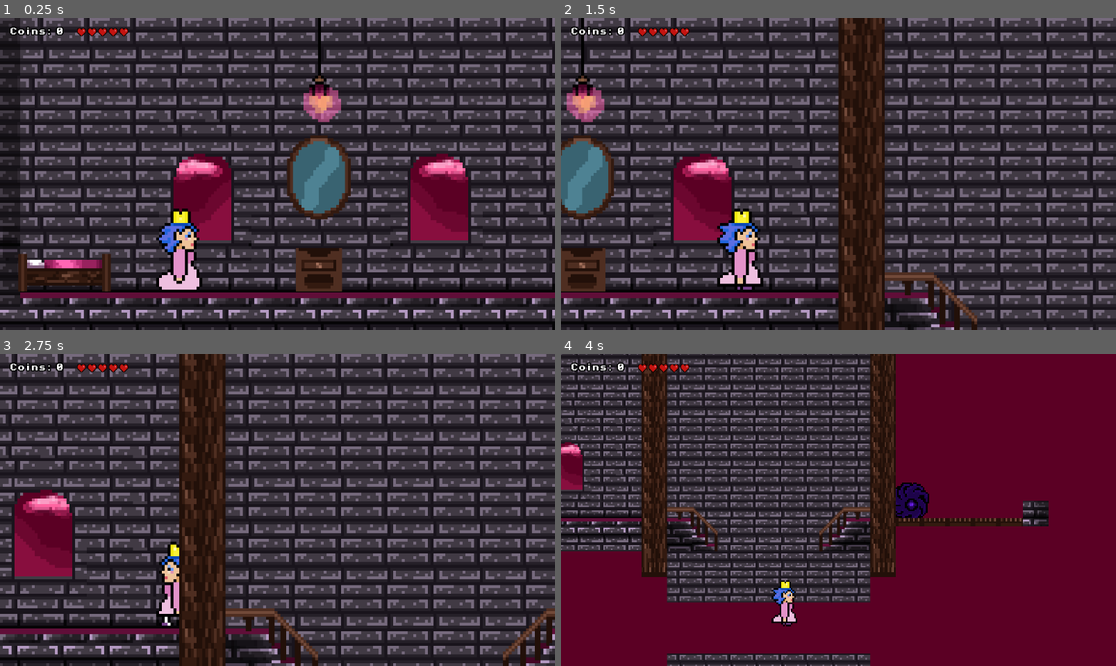
Above: before the commit, frames 1-4 (two rows, left to right).
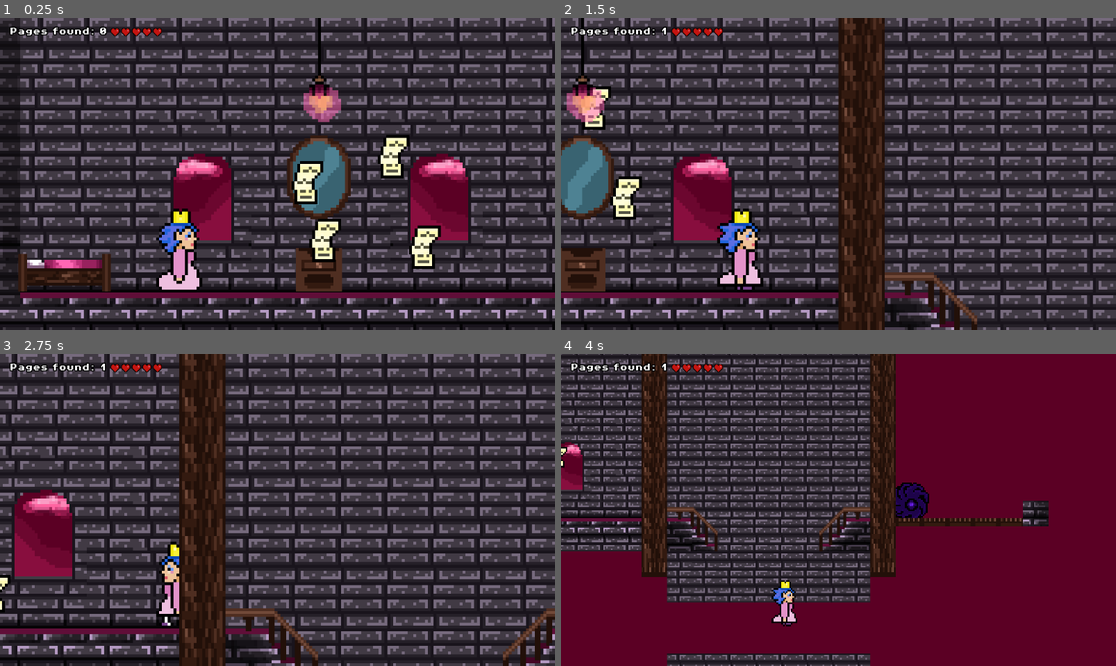
Above: after the commit, the same moments.

Repository: Gert1337/Game1
Game: Godot game, scene res://scenes/game.tscn
Same seed, same stepped clock (60 frames per second), same inputs: the game is played once before the commit and once after it.
Inputs:
- Up to frame 1 (0.25 s): no input
- Up to frame 2 (1.5 s): hold Right (move_right) from 0.53 s (still down); tap Z (shoot) at 0.6, 1.35 s; tap Space (jump) at 0.77 s
- Up to frame 3 (2.75 s): tap Space (jump) at 1.52 s; release Right (move_right) at 2.03 s; hold Left (move_left) from 2.03 s (still down); tap Z (shoot) at 2.1 s
- Up to frame 4 (4 s): release Left (move_left) at 2.78 s; hold Right (move_right) from 2.78 s (still down); tap Z (shoot) at 2.85, 3.6 s; tap Space (jump) at 3.02, 3.77 s

The runs differ from the first frame. In frame 1, 2.8% of the frame differs, in the area x 1-80%, y 2-81%; in frame 2, 1.5%; in frame 3, 0.6%; in frame 4, 0.5%.

Commit message:
coin now diarypages

Diff:
--- /dev/null
+++ b/scenes/dialog.tscn
@@ -0,0 +1,18 @@
+[gd_scene format=3 uid="uid://b5d7cki3u7n4e"]
+
+[node name="DialogBox" type="Node2D"]
+
+[node name="PanelContainer" type="PanelContainer" parent="."]
+anchors_preset = 15
+anchor_right = 1.0
+anchor_bottom = 1.0
+grow_horizontal = 2
+grow_vertical = 2
+
+[node name="Label2" type="Label" parent="PanelContainer"]
+layout_mode = 2
+text = "hi"
+
+[node name="Label" type="Label" parent="PanelContainer"]
+layout_mode = 2
+text = "hi"
--- a/scenes/coin.tscn
+++ b/scenes/diary_page.tscn
@@ -1,29 +1,38 @@
-[gd_scene load_steps=10 format=3 uid="uid://bgt67clpbn1av"]
+[gd_scene load_steps=11 format=3 uid="uid://bgt67clpbn1av"]
 
-[ext_resource type="Script" uid="uid://w1mkvs4ujgl1" path="res://scripts/coin.gd" id="1_i64fm"]
-[ext_resource type="Texture2D" uid="uid://dttgf86ejgv5v" path="res://assets/sprites/Heart.png" id="2_11l1o"]
+[ext_resource type="Script" uid="uid://w1mkvs4ujgl1" path="res://scripts/diary_page.gd" id="1_i64fm"]
+[ext_resource type="Texture2D" uid="uid://c67nxycwh3vqq" path="res://assets/sprites/flyingdiary.png" id="2_11l1o"]
 [ext_resource type="AudioStream" uid="uid://d2knikqmv5lhm" path="res://assets/sounds/coin.wav" id="3_11l1o"]
 
 [sub_resource type="AtlasTexture" id="AtlasTexture_d14el"]
 atlas = ExtResource("2_11l1o")
-region = Rect2(0, 0, 18, 18)
+region = Rect2(0, 0, 16, 16)
+
+[sub_resource type="AtlasTexture" id="AtlasTexture_1ikuy"]
+atlas = ExtResource("2_11l1o")
+region = Rect2(16, 0, 16, 16)
 
 [sub_resource type="SpriteFrames" id="SpriteFrames_ls27i"]
 animations = [{
 "frames": [{
 "duration": 1.0,
 "texture": SubResource("AtlasTexture_d14el")
+}, {
+"duration": 1.0,
+"texture": SubResource("AtlasTexture_1ikuy")
 }],
 "loop": true,
 "name": &"default",
-"speed": 7.0
+"speed": 11.0
 }]
 
 [sub_resource type="CircleShape2D" id="CircleShape2D_ssuvv"]
 radius = 4.52769
 
 [sub_resource type="Animation" id="Animation_1ikuy"]
-length = 0.001
+length = 2.8
+loop_mode = 1
+capture_included = true
 tracks/0/type = "value"
 tracks/0/imported = false
 tracks/0/enabled = true
@@ -60,6 +69,30 @@
 "update": 1,
 "values": [false]
 }
+tracks/3/type = "value"
+tracks/3/imported = false
+tracks/3/enabled = true
+tracks/3/path = NodePath("../AnimatedSprite2D:position")
+tracks/3/interp = 2
+tracks/3/loop_wrap = false
+tracks/3/keys = {
+"times": PackedFloat32Array(0, 0.396667, 0.533333, 0.723333, 0.9, 1.13333, 1.63333, 1.73333, 1.84333, 2.06333, 2.36333, 2.56667),
+"transitions": PackedFloat32Array(1, 1, 1, 1, 1, 1, 1, 1, 1, 1, 1, 1),
+"update": 2,
+"values": [Vector2(-1, 0), Vector2(11, -8), Vector2(8, -13), Vector2(-4, -24), Vector2(9, -27), Vector2(9, -27), Vector2(-18, -17), Vector2(-17, -14), Vector2(-9, -9), Vector2(-17, -8), Vector2(0, 0), Vector2(-5, 0)]
+}
+tracks/4/type = "value"
+tracks/4/imported = false
+tracks/4/enabled = true
+tracks/4/path = NodePath("../CollisionShape2D:position")
+tracks/4/interp = 2
+tracks/4/loop_wrap = false
+tracks/4/keys = {
+"times": PackedFloat32Array(0, 0.363333, 0.533333, 0.723333, 0.9, 1.13333, 1.63333, 1.73333, 1.84333, 2.06333, 2.36333, 2.56667),
+"transitions": PackedFloat32Array(1, 1, 1, 1, 1, 1, 1, 1, 1, 1, 1, 1),
+"update": 2,
+"values": [Vector2(0, 0), Vector2(10, -8), Vector2(7, -13), Vector2(-4, -24), Vector2(8, -27), Vector2(8, -27), Vector2(-19, -17), Vector2(-18, -14), Vector2(-9, -9), Vector2(-17, -11), Vector2(0, 0), Vector2(-5, 0)]
+}
 
 [sub_resource type="Animation" id="Animation_d14el"]
 resource_name = "pickup"
@@ -82,7 +115,7 @@
 tracks/1/interp = 1
 tracks/1/loop_wrap = true
 tracks/1/keys = {
-"times": PackedFloat32Array(0),
+"times": PackedFloat32Array(0.0666667),
 "transitions": PackedFloat32Array(1),
 "update": 1,
 "values": [false]
@@ -106,7 +139,7 @@
 tracks/3/interp = 1
 tracks/3/loop_wrap = true
 tracks/3/keys = {
-"times": PackedFloat32Array(0.933333),
+"times": PackedFloat32Array(0.3),
 "transitions": PackedFloat32Array(1),
 "values": [{
 "args": [],
@@ -120,7 +153,7 @@
 &"pickup": SubResource("Animation_d14el")
 }
 
-[node name="Coin" type="Area2D"]
+[node name="DiaryPage" type="Area2D"]
 collision_mask = 2
 script = ExtResource("1_i64fm")
 
@@ -128,10 +161,9 @@
 position = Vector2(-1, 0)
 sprite_frames = SubResource("SpriteFrames_ls27i")
 autoplay = "default"
-frame_progress = 0.0362963
+frame_progress = 0.555842
 
 [node name="CollisionShape2D" type="CollisionShape2D" parent="."]
-position = Vector2(-1, 0)
 shape = SubResource("CircleShape2D_ssuvv")
 
 [node name="PickupSound" type="AudioStreamPlayer2D" parent="."]
@@ -142,5 +174,6 @@
 libraries = {
 &"": SubResource("AnimationLibrary_wnlwo")
 }
+autoplay = "RESET"
 
 [connection signal="body_entered" from="." to="." method="_on_body_entered"]
--- a/scenes/game.tscn
+++ b/scenes/game.tscn
@@ -9,6 +9,7 @@
 [ext_resource type="Script" uid="uid://ctdlfun4pat52" path="res://scripts/killzone_floor.gd" id="6_vtaks"]
 [ext_resource type="PackedScene" uid="uid://bw51ieq5lg4jn" path="res://scenes/zoom_out.tscn" id="7_u5sy4"]
 [ext_resource type="PackedScene" uid="uid://un71sagk5ow3" path="res://scenes/green_slime.tscn" id="9_0tnpc"]
+[ext_resource type="PackedScene" uid="uid://bgt67clpbn1av" path="res://scenes/diary_page.tscn" id="10_vtaks"]
 
 [sub_resource type="TileSetAtlasSource" id="TileSetAtlasSource_p57ef"]
 texture = ExtResource("2_iywne")
@@ -293,4 +294,16 @@
 [node name="green_slime" parent="." instance=ExtResource("9_0tnpc")]
 position = Vector2(309.969, 8.54288)
 
+[node name="DiaryPage" parent="." instance=ExtResource("10_vtaks")]
+position = Vector2(57.9558, -31.7938)
+
+[node name="DiaryPage2" parent="." instance=ExtResource("10_vtaks")]
+position = Vector2(28.0993, -22.9302)
+
+[node name="DiaryPage3" parent="." instance=ExtResource("10_vtaks")]
+position = Vector2(68.6854, -0.537827)
+
+[node name="DiaryPage4" parent="." instance=ExtResource("10_vtaks")]
+position = Vector2(34.1639, -2.87036)
+
 [connection signal="body_exited" from="ZoomOut" to="ZoomOut" method="_on_body_exited"]
--- a/scenes/game_manager.tscn
+++ b/scenes/game_manager.tscn
@@ -19,17 +19,17 @@
 theme_override_font_sizes/font_size = 16
 
 [node name="HealthLabel" type="Label" parent="."]
-offset_left = 140.0
-offset_top = 20.0
-offset_right = 180.0
-offset_bottom = 43.0
+offset_left = 180.0
+offset_top = 50.0
+offset_right = 220.0
+offset_bottom = 73.0
 theme_override_fonts/font = ExtResource("2_udu3i")
 theme_override_font_sizes/font_size = 16
 horizontal_alignment = 1
 
 [node name="HBoxContainer" type="HBoxContainer" parent="."]
-offset_left = 160.0
+offset_left = 230.0
 offset_top = 20.0
-offset_right = 200.0
+offset_right = 270.0
 offset_bottom = 60.0
 metadata/_edit_use_anchors_ = true
--- a/scripts/coin.gd
+++ /dev/null
@@ -1,9 +0,0 @@
-extends Area2D
-
-
-@onready var animation_player_coin: AnimationPlayer = $PickupSound/AnimationPlayer
-
-func _on_body_entered(body: Node2D) -> void:
-	animation_player_coin.play("pickup")
-	if GameManager.score != null:
-		GameManager.add_point_to_score()
--- /dev/null
+++ b/scripts/diary_page.gd
@@ -0,0 +1,13 @@
+extends Area2D
+var picked_up: bool = false
+
+@onready var animation_player_diary: AnimationPlayer = $PickupSound/AnimationPlayer
+
+func _on_body_entered(body: Node2D) -> void:
+	if picked_up:
+		print("tried picking up a second time")
+		return
+	picked_up = true
+	animation_player_diary.play("pickup")
+	if GameManager.diary_page_log != null:
+		GameManager.add_diary_page_to_log()
--- a/scripts/game_manager.gd
+++ b/scripts/game_manager.gd
@@ -1,6 +1,6 @@
 extends CanvasLayer
 
-var score = 0
+var diary_page_log = 0
 
 var health = 5
 @onready var score_label: Label = $ScoreLabel
@@ -14,13 +14,13 @@
 
 
 func _process(delta: float) -> void:
-	score_label.text ="Coins: "  + str(score)
+	score_label.text ="Pages found: "  + str(diary_page_log)
 
 
-func add_point_to_score():
-	score += 1
-	score_label.text ="Coins: "  + str(score)
-	print(score)
+func add_diary_page_to_log():
+	diary_page_log += 1
+	score_label.text ="Pages found: "  + str(diary_page_log)
+	print(diary_page_log)
 
 func emit_damage_signal(object):
 	emit_signal("player_took_damage",object )
--- a/scripts/heart.gd
+++ b/scripts/heart.gd
@@ -6,5 +6,5 @@
 
 func _on_body_entered(body: Node2D) -> void:
 	animation_player_heart.play("pickup")
-	if GameManager.score != null:
+	if GameManager.health != null:
 		GameManager.gain_life(1)
--- a/scripts/killzone_floor.gd
+++ b/scripts/killzone_floor.gd
@@ -6,7 +6,7 @@
 
 
 func _on_body_entered(body: Node2D) -> void:
-	GameManager.loose_life(GameManager.health) # Opdater score og health
+	GameManager.loose_life(GameManager.health)
 	print("GameManager health:", GameManager.health)
 	if GameManager.health <= 0:
 		body.get_node("CollisionShape2D").queue_free()
--- a/scripts/killzone_monster.gd
+++ b/scripts/killzone_monster.gd
@@ -13,7 +13,7 @@
 
 
 func _on_body_entered(body: Node2D) -> void:
-	GameManager.loose_life(1, green_slime) # Opdater score og health
+	GameManager.loose_life(1, green_slime)
 	if GameManager.health <= 0:
 		if self_critisism_sounds:
 			self_critisism_sounds.queue_free()
--- a/scripts/player.gd
+++ b/scripts/player.gd
@@ -131,7 +131,7 @@
 				get_tree().reload_current_scene()
 				Engine.time_scale = ENGINE_TIMESCALE_DEFAULT
 				GameManager.health = 5
-				GameManager.score = 0
+				GameManager.diary_page_log = 0
 				GameManager.update_health_display()
 
 func shoot():
Binary file added: assets/sprites/flyingdiary.png
Not shown, added: assets/sprites/flyingdiary.png.import
Not shown: 1 places in scenes/game.tscn that only renumber resources
Renamed: scripts/coin.gd.uid -> scripts/diary_page.gd.uid
